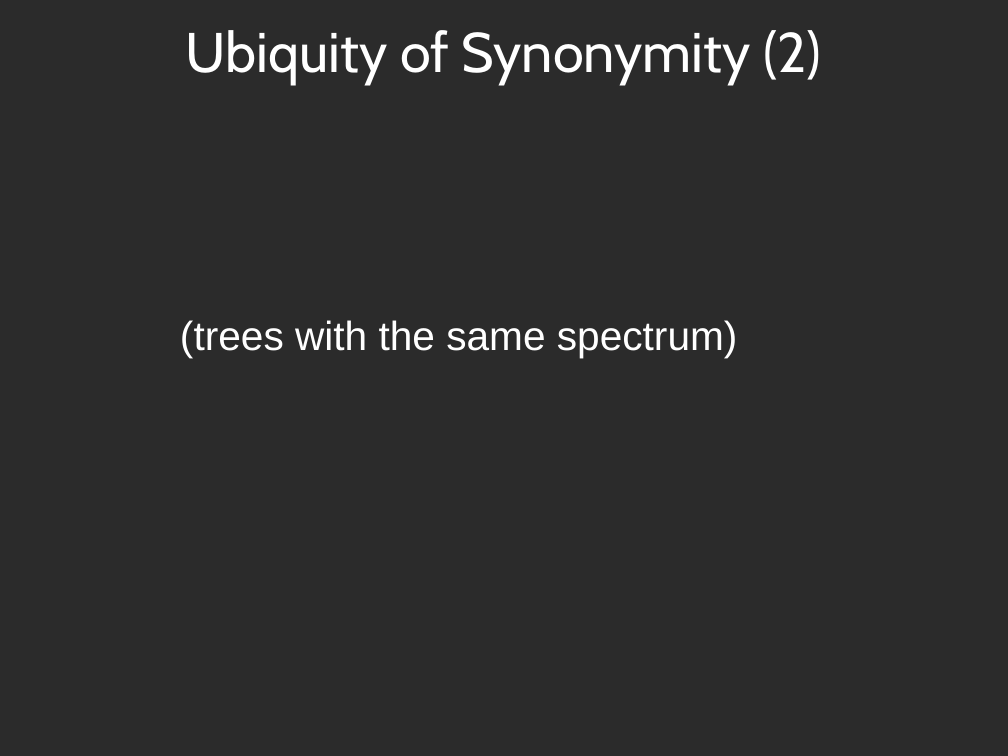
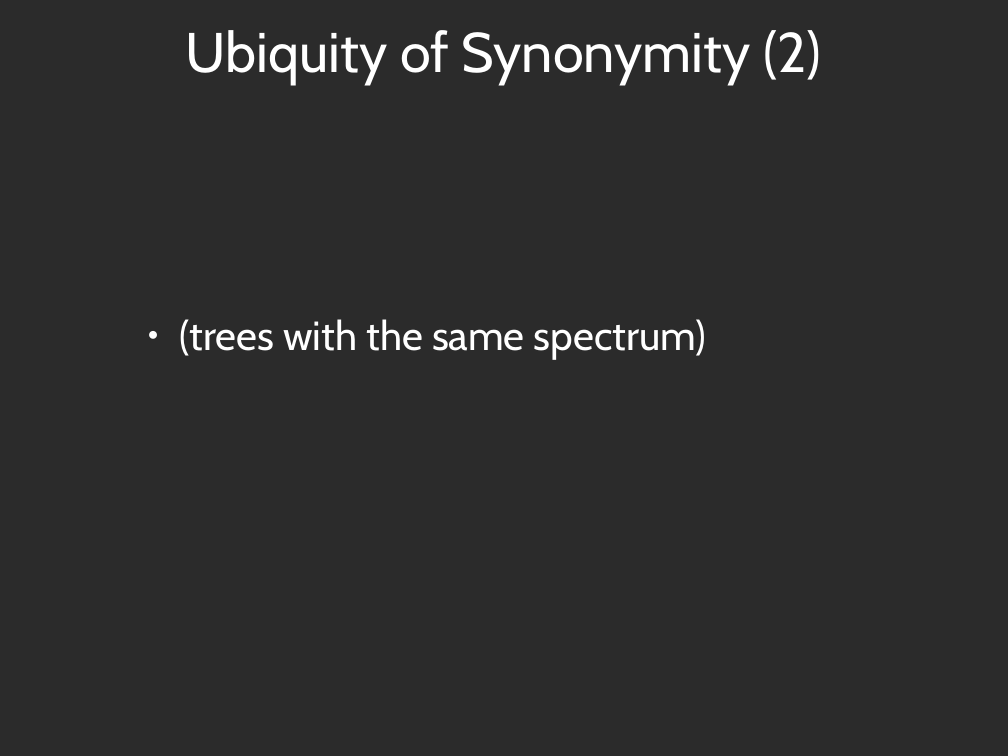
Before and after one commit to spiveeworks/treeshapes, a slide deck: slide 7 of presentation.odp. Drawn at 1008x756 pixels with LibreOffice and Linux fonts; fonts in the diff are those of the drawing; background and template pictures are left out; a plain dark background stands for a picture behind light text. Boxes give left, top, right and bottom in pixels: in the first picture for what was removed or moved away, otherwise in the second. Text is boxed around its words. In the diff, an @@ line names an element or a change of style, - is before the commit and + after.

Commit message:
put pictures into presentation
now i need to do the same for the results

```diff
--- a/presentation.odp
+++ b/presentation.odp
@@ text "(trees with the same spectrum)" at [180,319,706,359]: font Arial to Cabin; bullet none to ● @@
```
Also in this commit, not shown: 7 other slides changed, 3 slides added, 3 slides removed, 21 other files.
